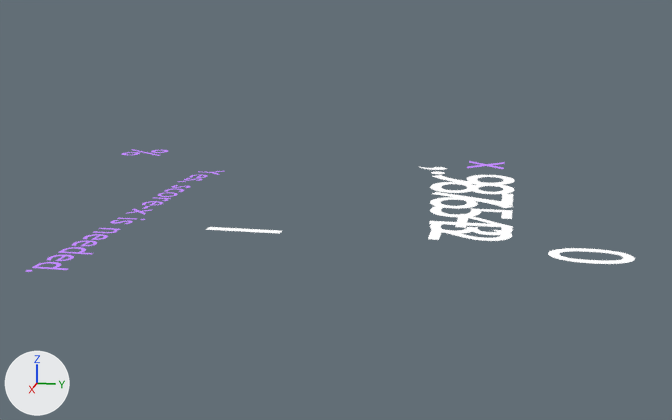
A saved change to the Blender file rendermarker.numbers_score.blend.
The view is the same before and after, from a 50 mm camera at (7.72, 2.42, 2.22) aimed at (1.52, 1.18, 0.67). Lighting does not change. The marker at lower left points along +X, +Y and +Z. Text is drawn in Blender's own font.

In view in the first picture: 'Text', 'Text.039', 'Text.040', 'Text.041', 'Text.042', 'Text.043', 'Text.044', 'Text.045', 'Text.049', 'Text.055', 'Text.056', 'Text.057'.
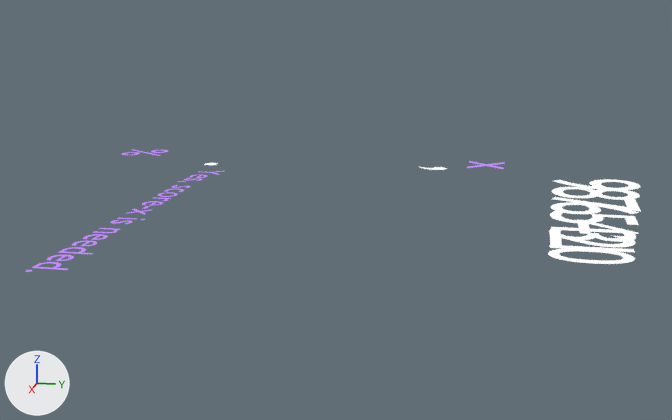
Boxes [x1, y1, x2, y2] around the edits, measured in the pictures (672 x 420 px):
'Text.055', moved
    before: [430, 182, 514, 194]
    after: [552, 187, 640, 200]
'Text.044', moved
    before: [430, 206, 513, 219]
    after: [550, 211, 639, 225]
'Text.056', moved
    before: [433, 175, 515, 185]
    after: [554, 179, 641, 190]
'Text.043', moved
    before: [429, 216, 513, 228]
    after: [551, 223, 639, 234]
'Text.042', moved
    before: [430, 224, 513, 235]
    after: [549, 229, 636, 242]
'Text.045', moved
    before: [430, 197, 512, 209]
    after: [551, 202, 639, 214]
'Text.041', moved
    before: [428, 229, 512, 241]
    after: [549, 233, 636, 247]
'Text.049', moved
    before: [432, 192, 513, 206]
    after: [552, 197, 641, 212]
'Text.040', moved
    before: [206, 227, 282, 234]
    after: [549, 245, 635, 252]
'Text.057', moved
    before: [431, 171, 445, 174]
    after: [204, 163, 218, 165]

Diff of the bpy script that builds the scene:
```diff
--- a/rendermarker.numbers_score.blend.py
+++ b/rendermarker.numbers_score.blend.py
@@ ob_text_040 @@
 ob_text_040 = bpy.data.objects.new('Text.040', txt_text_041)
-ob_text_040.location = (0.0, 0.0, 0.064)
+ob_text_040.location = (0.0, 3.0, 0.064)
@@ ob_text_041 @@
 ob_text_041 = bpy.data.objects.new('Text.041', txt_text_042)
-ob_text_041.location = (0.0, 2.0, 0.129)
+ob_text_041.location = (0.0, 3.0, 0.129)
@@ ob_text_042 @@
 ob_text_042 = bpy.data.objects.new('Text.042', txt_text_043)
-ob_text_042.location = (0.0, 2.0, 0.179)
+ob_text_042.location = (0.0, 3.0, 0.179)
@@ ob_text_043 @@
 ob_text_043 = bpy.data.objects.new('Text.043', txt_text_044)
-ob_text_043.location = (0.0, 2.0, 0.247)
+ob_text_043.location = (0.0, 3.0, 0.247)
@@ ob_text_044 @@
 ob_text_044 = bpy.data.objects.new('Text.044', txt_text_046)
-ob_text_044.location = (0.0, 2.0, 0.323)
+ob_text_044.location = (0.0, 3.0, 0.323)
@@ ob_text_045 @@
 ob_text_045 = bpy.data.objects.new('Text.045', txt_text_047)
-ob_text_045.location = (0.0, 2.0, 0.403)
+ob_text_045.location = (0.0, 3.0, 0.403)
@@ ob_text_049 @@
 ob_text_049 = bpy.data.objects.new('Text.049', txt_text_048)
-ob_text_049.location = (0.0, 2.0, 0.454)
+ob_text_049.location = (0.0, 3.0, 0.454)
@@ ob_text_055 @@
 ob_text_055 = bpy.data.objects.new('Text.055', txt_text_049)
-ob_text_055.location = (0.0, 2.0, 0.535)
+ob_text_055.location = (0.0, 3.0, 0.535)
@@ ob_text_056 @@
 ob_text_056 = bpy.data.objects.new('Text.056', txt_text_051)
-ob_text_056.location = (0.0, 2.0, 0.611)
+ob_text_056.location = (0.0, 3.0, 0.611)
@@ ob_text_057 @@
 ob_text_057 = bpy.data.objects.new('Text.057', txt_text_013)
-ob_text_057.location = (0.0, 2.0, 0.653)
+ob_text_057.location = (0.0, 0.0, 0.653)
```
